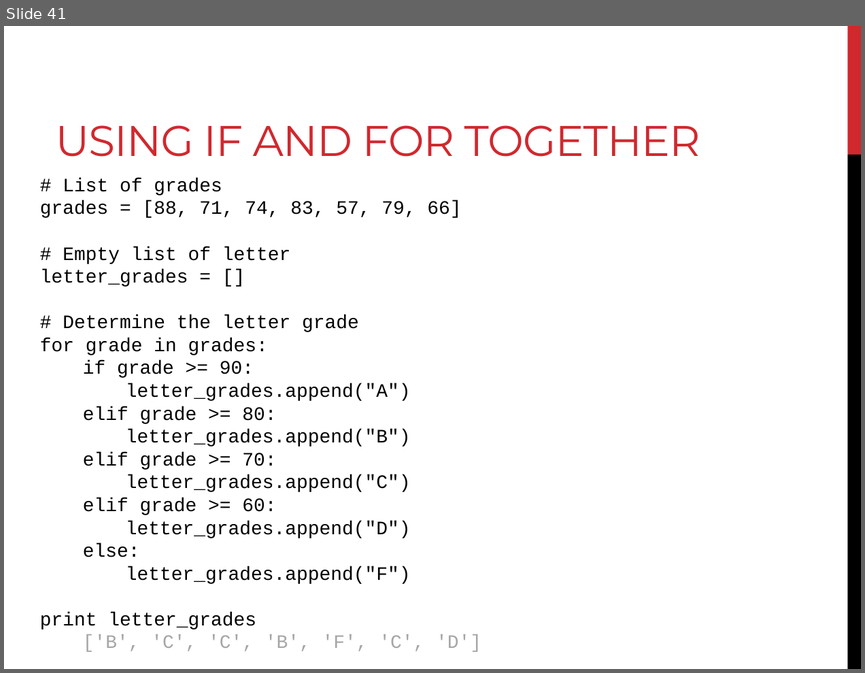
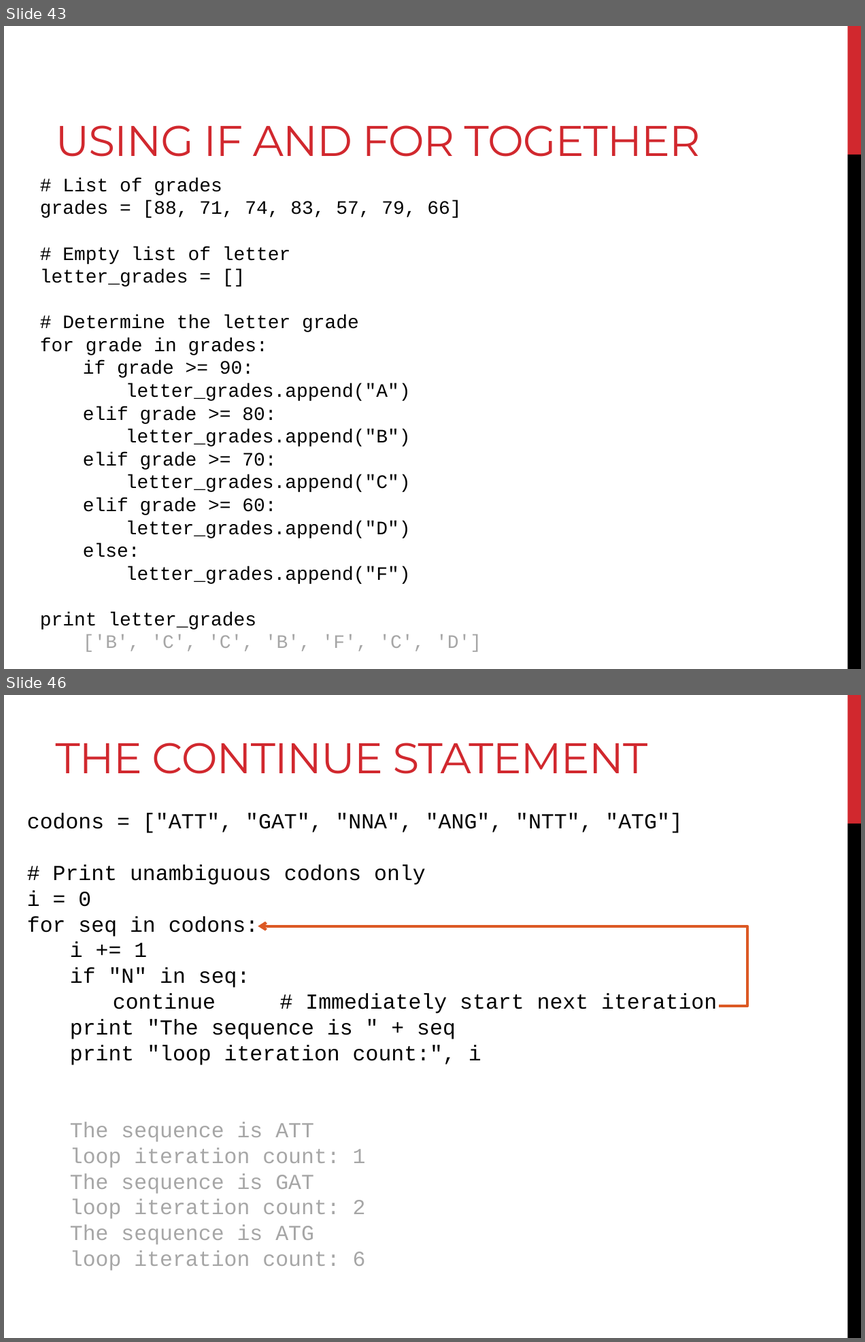
Before and after one commit to BjornFJohansson/ccbb_bigdata2015_python, a slide deck: slides/day2_slides.pptx. Shown one above the other, each under a label of ours: slide 41 before the commit, slides 43 and 46 after it; the slides between them are not shown. The pictures are 865x673 and 865x1342 pixels, drawn with LibreOffice and Linux fonts; fonts in the diff are those of the drawing. Boxes give left, top, right and bottom in pixels: in the first picture for what was removed or moved away, otherwise in the second. Text is boxed around its words. In the diff, an @@ line names an element or a change of style, - is before the commit and + after.

Commit message:
break, continue

```diff
--- a/slides/day2_slides.pptx
+++ b/slides/day2_slides.pptx
@@ slide 46 added at (4, 695, 861, 1338), background #FFFFFF; not listed: 2 template elements that a slide beside it also shows @@
@@ title added at (56, 743, 648, 774), 36 pt, text #D1282E @@
+THE CONTINUE STATEMENT
@@ text added at (27, 813, 717, 1270), 18 pt, text #000000 @@
+codons = ["ATT", "GAT", "NNA", "ANG", "NTT", "ATG"]
+# Print unambiguous codons only
+i = 0
+for seq in codons:
+i += 1
+if "N" in seq:
+continue # Immediately start next iteration
+print "The sequence is " + seq
+print "loop iteration count:", i
+  The sequence is ATT
+  loop iteration count: 1
+  The sequence is GAT
+  loop iteration count: 2
+  The sequence is ATG
+  loop iteration count: 6
@@ elbow arrow added from (719, 1006) to (258, 926), #DC5924 2.25 pt @@
@@ what was slide 41 is now slide 43 @@
```
Also in this commit, not shown: 7 other slides added.
